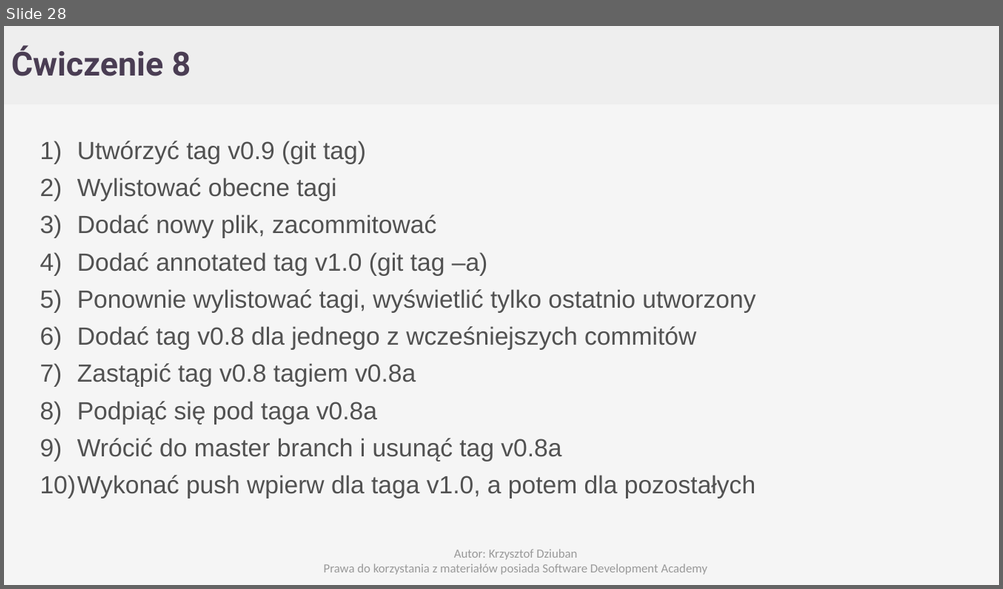
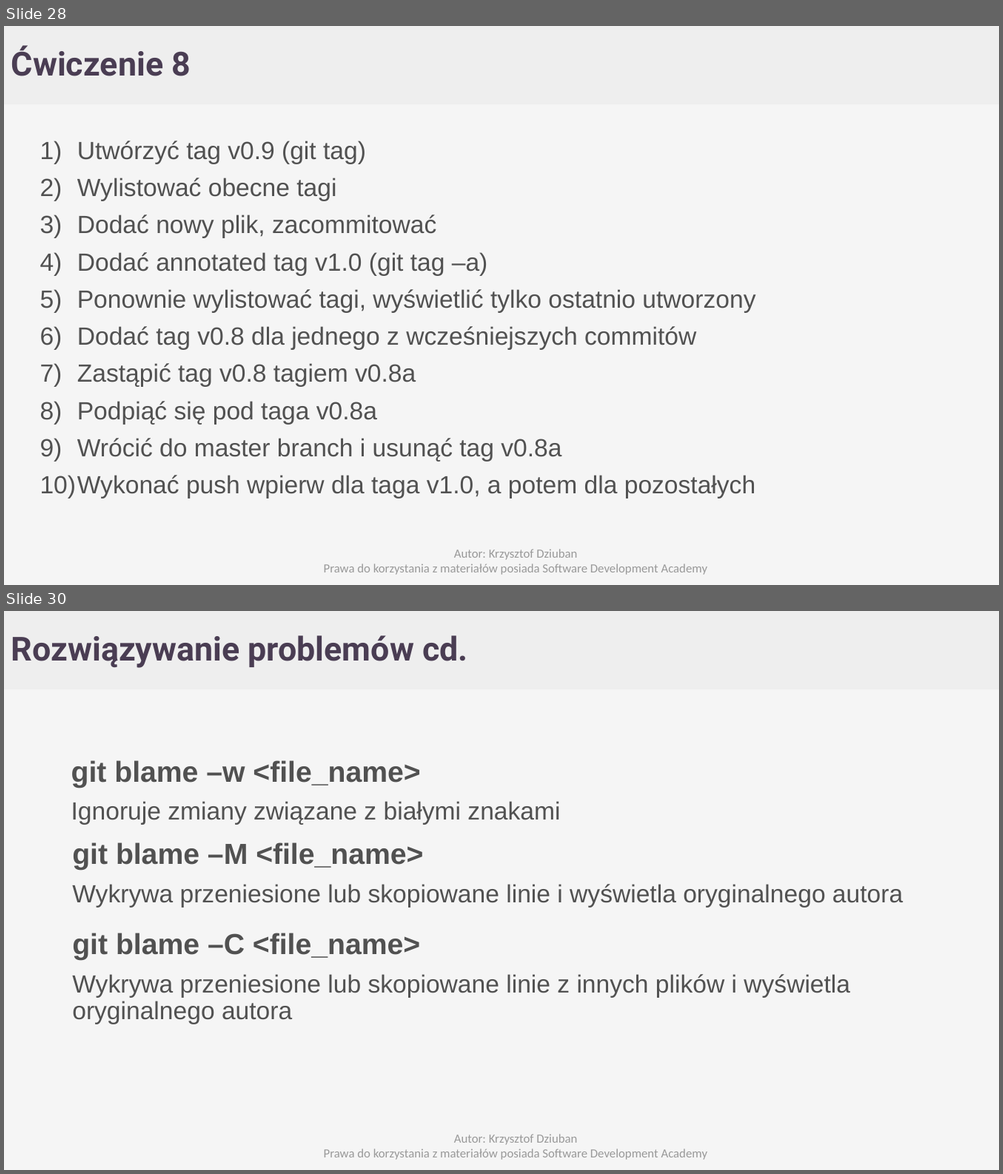
Before and after one commit to Cristopherus/Git_tutorial, a slide deck: GIT.pptx. Shown one above the other, each under a label of ours: slide 28 before the commit, slides 28 and 30 after it; the slides between them are not shown. The pictures are 1003x589 and 1003x1174 pixels, drawn with LibreOffice and Linux fonts; fonts in the diff are those of the drawing; background and template pictures are left out. Boxes give left, top, right and bottom in pixels: in the first picture for what was removed or moved away, otherwise in the second. Text is boxed around its words. In the diff, an @@ line names an element or a change of style, - is before the commit and + after.

```diff
--- a/GIT.pptx
+++ b/GIT.pptx
@@ slide 30 added at [4,611,999,1170], background #F5F5F5; not listed: 1 template element that a slide beside it also shows @@
@@ text added at [11,635,468,668], 32 pt, text #4A3D53, bold @@
+Rozwiązywanie problemów cd.
@@ text added at [71,760,560,825], 24 pt, text #515151 @@
+git blame –w <file_name>
+Ignoruje zmiany związane z białymi znakami
@@ text added at [72,843,902,908], 24 pt, text #515151 @@
+git blame –M <file_name>
+Wykrywa przeniesione lub skopiowane linie i wyświetla oryginalnego autora
@@ text added at [72,933,850,1025], 24 pt, text #515151 @@
+git blame –C <file_name>
+Wykrywa przeniesione lub skopiowane linie z innych plików i wyświetla oryginalnego autora
@@ text added at [324,1134,708,1160], 12 pt, text #999999 @@
+Autor: Krzysztof Dziuban
+Prawa do korzystania z materiałów posiada Software Development Academy
```
Also in this commit, not shown: 4 other slides added.
